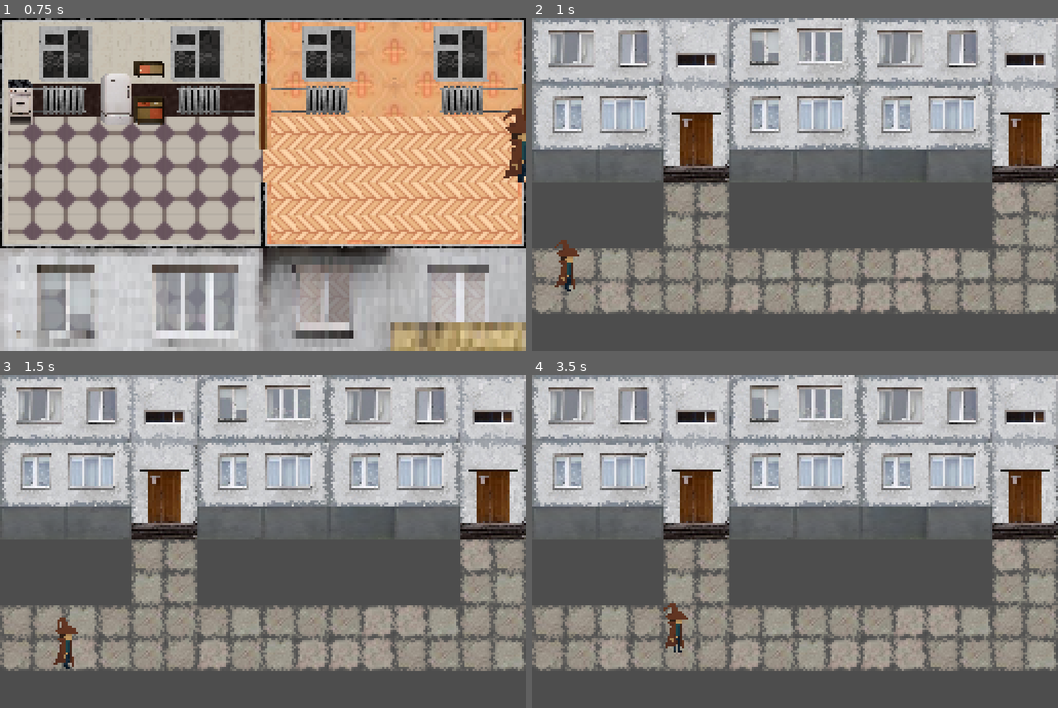
Above: before the commit, frames 1-4 (two rows, left to right).
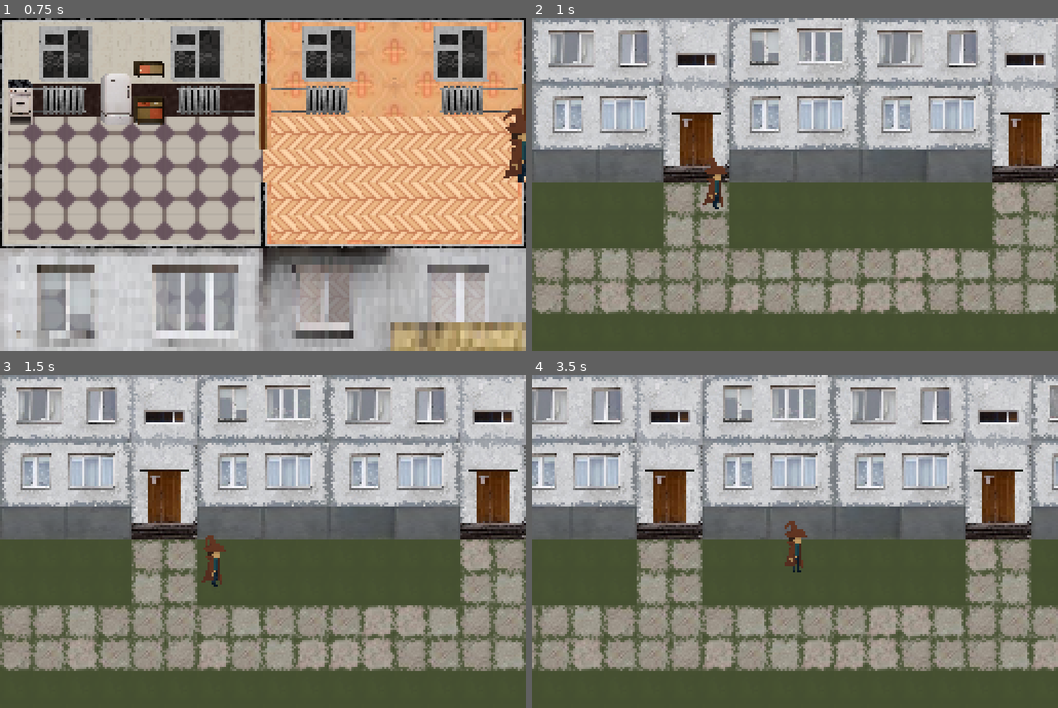
Above: after the commit, the same moments.

Repository: vydramain/Solidmaid
Game: Godot game, scene res://resources/levels/main/Main.tscn
Same seed, same stepped clock (60 frames per second), same inputs: the game is played once before the commit and once after it. The engine's default icon, where the game draws it, is replaced by a stand-in: a white triangle on a blue panel in a dark square.
Inputs (mouse positions are in pixels of both pictures, inside the frame that each line leads up to):
- Up to frame 1 (0.75 s): move the mouse to (378, 167) at 0.52 s; press the mouse at (378, 167) at 0.53 s; hold D (move_right) from 0.53 s (still down)
- Up to frame 2 (1 s): keep holding D (move_right)
- Up to frame 3 (1.5 s): move the mouse to (157, 558) at 1.27 s; release D (move_right) at 1.28 s; release the mouse at (157, 558) at 1.28 s; hold S (move_down) from 1.28 s (still down); click (157, 558) at 1.35 s
- Up to frame 4 (3.5 s): move the mouse to (847, 468) at 2.02 s; release S (move_down) at 2.03 s; press the mouse at (847, 468) at 2.03 s; hold D (move_right) 2.03-2.78 s; move the mouse to (768, 608) at 2.77 s; release the mouse at (768, 608) at 2.78 s; hold W (move_up) from 2.78 s (still down); click (768, 608) at 2.85 s

Frame 1 is identical in both runs. In frame 2, 28% of the frame differs, in the area x 0-100%, y 41-100%; in frame 3, 27%; in frame 4, 60%, in the area x 0-100%, y 0-100%.

Commit message:
Improved lower part of chunks generation

Diff:
--- a/resources/levels/outside/Outside_Level.tscn
+++ b/resources/levels/outside/Outside_Level.tscn
@@ -11,7 +11,7 @@
 [node name="OutsideMapLayer" parent="." instance=ExtResource("1_s2vff")]
 
 [node name="Player" parent="." instance=ExtResource("2_o0ypk")]
-position = Vector2(8, 120)
+position = Vector2(80, 80)
 scale = Vector2(0.5, 0.5)
 
 [node name="Camera2D" type="Camera2D" parent="Player"]
--- a/resources/levels/outside/Outside_Map_Layer.gd
+++ b/resources/levels/outside/Outside_Map_Layer.gd
@@ -9,23 +9,40 @@
 
 var TILE_SIZE: int = 8
 var CHUNK_TILE_WIDTH: int = 10
-var CHUNK_TILE_HEIGHT: int = 26
-var UPPER_CHUNK_TILE_HEIGHT: int = 14
-var LOWER_CHUNK_TILE_HEIGHT: int = 12
+var CHUNK_TILE_HEIGHT: int = 11
+var UPPER_CHUNK_TILE_HEIGHT: int = 5
+var LOWER_CHUNK_TILE_HEIGHT: int = 5
 
 enum UPPER_CHUNK {
 	LIGTH_BUILDING = 0,
 	BLUE_BUILDING = 1,
-	CROSS = 2,
-	PARK = 3,
-	FACTORY = 4,
+	CROSS_START = 2,
+	CROSS_END = 3,
+	PARK = 4,
+	FACTORY = 5,
 }
 
-enum LOWER_CHUNK { GRASS = 0, ROAD = 1 }
+enum LOWER_CHUNK {
+	GRASS = 0,
+	ROAD = 1,
+	PARK = 2,
+	CROSS_START = 3,
+	CROSS_END = 4,
+}
 
 var POSSIBLE_UPPER_CHUNK_BASED_ON_LOWER = {
 	LOWER_CHUNK.GRASS: [UPPER_CHUNK.LIGTH_BUILDING, UPPER_CHUNK.BLUE_BUILDING],
-	LOWER_CHUNK.ROAD: [UPPER_CHUNK.LIGTH_BUILDING, UPPER_CHUNK.BLUE_BUILDING, UPPER_CHUNK.CROSS, UPPER_CHUNK.FACTORY],
+	LOWER_CHUNK.ROAD: [UPPER_CHUNK.LIGTH_BUILDING, UPPER_CHUNK.BLUE_BUILDING, UPPER_CHUNK.FACTORY],
+	LOWER_CHUNK.CROSS_START: [UPPER_CHUNK.CROSS_START],
+	LOWER_CHUNK.CROSS_END: [UPPER_CHUNK.CROSS_END],
+}
+
+var POSSIBLE_NEXT_CHUNK_BASED_ON_PREVIOUS = {
+	LOWER_CHUNK.GRASS: [LOWER_CHUNK.GRASS, LOWER_CHUNK.CROSS_START],
+	LOWER_CHUNK.ROAD: [LOWER_CHUNK.ROAD, LOWER_CHUNK.CROSS_END],
+	LOWER_CHUNK.PARK: [LOWER_CHUNK.PARK, LOWER_CHUNK.GRASS, LOWER_CHUNK.CROSS_START],
+	LOWER_CHUNK.CROSS_START: [LOWER_CHUNK.ROAD],
+	LOWER_CHUNK.CROSS_END: [LOWER_CHUNK.GRASS, LOWER_CHUNK.PARK],
 }
 
 var LOWER_CHUNK_DECORATION_GRASS_TILE_HEIGHT: int = 2
@@ -151,74 +168,85 @@
 	randomize()
 
 	_log("_ready - drawing initial upper chunk: LIGHT_BUILDING at index 0")
-	draw_upper_chunk_background(UPPER_CHUNK.LIGTH_BUILDING, 0)
-
-	#_log("_ready - drawing initial lower chunk: GRASS at index 0")
-	#draw_lower_chunk_background(LOWER_CHUNK.GRASS, 0)
-
-	for i in range(1, MAX_CHUNKS):
-		draw_chunk(i)
-
-	draw_upper_chunk_background(UPPER_CHUNK.FACTORY, MAX_CHUNKS)
-	draw_upper_chunk_background(UPPER_CHUNK.FACTORY, MAX_CHUNKS + 1)
+	_draw_upper_chunk_background(UPPER_CHUNK.LIGTH_BUILDING, 0)
+	_draw_upper_chunk_background(UPPER_CHUNK.LIGTH_BUILDING, 1)
+	#_draw_upper_chunk_background(UPPER_CHUNK.CROSS, 2)
+	#_draw_upper_chunk_background(UPPER_CHUNK.BLUE_BUILDING, 3)
+
+	_log("_ready - drawing initial lower chunk: GRASS at index 0")
+	_draw_lower_chunk_background(LOWER_CHUNK.GRASS, 0)
+	_draw_lower_chunk_background(LOWER_CHUNK.GRASS, 1)
+	#_draw_lower_chunk_background(LOWER_CHUNK.CROSS, 2)
+	#_draw_lower_chunk_background(LOWER_CHUNK.ROAD, 3)
+
+
+	for i in range(2, MAX_CHUNKS):
+		_draw_chunk(i)
+
+	_draw_upper_chunk_background(UPPER_CHUNK.FACTORY, MAX_CHUNKS)
+	_draw_upper_chunk_background(UPPER_CHUNK.FACTORY, MAX_CHUNKS + 1)
 
 	_log("_ready - completed initial drawing")
 
 
-func spawn_new_entity_at(entity: PackedScene, new_position: Vector2i, new_z_index: int = 0) -> Node2D:
-	_log("spawn_new_entity_at - requested: scene=" + str(entity) + " pos=" + str(new_position) + " z=" + str(new_z_index))
+func _spawn_new_entity_at(entity: PackedScene, new_position: Vector2i, new_z_index: int = 0) -> Node2D:
+	_log("_spawn_new_entity_at - requested: scene=" + str(entity) + " pos=" + str(new_position) + " z=" + str(new_z_index))
 	var new_entity = entity.instantiate()
 	new_entity.z_index = new_z_index
 	add_child(new_entity)
 	# ensure position is a Vector2 for Node2D
 	new_entity.global_position = Vector2(new_position.x, new_position.y)
-	_log("spawn_new_entity_at - spawned: " + str(new_entity) + " global_pos=" + str(new_entity.global_position))
+	_log("_spawn_new_entity_at - spawned: " + str(new_entity) + " global_pos=" + str(new_entity.global_position))
 	return new_entity
 
 
-func draw_chunk(current_chunk_index: int) -> void:
-	_log("draw_chunk - start for index: " + str(current_chunk_index))
+func _draw_chunk(current_chunk_index: int) -> void:
+	_log("_draw_chunk - start for index: " + str(current_chunk_index))
 
 	var upper_chunk_values = UPPER_CHUNK.values()
 	var upper_chunk_type = upper_chunk_values[randi() % upper_chunk_values.size()]
 
 	if upper_chunk_type == UPPER_CHUNK.PARK or upper_chunk_type == UPPER_CHUNK.FACTORY:
-		upper_chunk_type = UPPER_CHUNK.CROSS
-
-	_log("draw_chunk - picked upper_chunk_type: " + str(upper_chunk_type))
+		upper_chunk_type = UPPER_CHUNK.CROSS_START
+
+	_log("_draw_chunk - picked upper_chunk_type: " + str(upper_chunk_type))
 
 	var lower_chunk_values = LOWER_CHUNK.values()
 	var lower_chunk_type = lower_chunk_values[randi() % lower_chunk_values.size()]
-	_log("draw_chunk - picked lower_chunk_type: " + str(lower_chunk_type))
-
-	draw_upper_chunk_background(upper_chunk_type, current_chunk_index)
-	#draw_lower_chunk_background(lower_chunk_type, current_chunk_index)
-	_log("draw_chunk - completed for index: " + str(current_chunk_index))
+
+	if lower_chunk_type == LOWER_CHUNK.PARK:
+		lower_chunk_type = LOWER_CHUNK.CROSS_START
+
+	_log("_draw_chunk - picked lower_chunk_type: " + str(lower_chunk_type))
+
+	_draw_upper_chunk_background(upper_chunk_type, current_chunk_index)
+	_draw_lower_chunk_background(lower_chunk_type, current_chunk_index)
+	_log("_draw_chunk - completed for index: " + str(current_chunk_index))
 
 
 # Background generation
-func draw_upper_chunk_background(current_chunk_type: UPPER_CHUNK, current_chunk_index: int) -> void:
-	_log("draw_upper_chunk_background - start | type=" + str(current_chunk_type) + " index=" + str(current_chunk_index))
+func _draw_upper_chunk_background(current_chunk_type: UPPER_CHUNK, current_chunk_index: int) -> void:
+	_log("_draw_upper_chunk_background - start | type=" + str(current_chunk_type) + " index=" + str(current_chunk_index))
 	var start_y = 0  # upper chunk always starts at row 0
 	var start_x = current_chunk_index * CHUNK_TILE_WIDTH  # offset horizontally by index
 
 	match current_chunk_type:
 		UPPER_CHUNK.LIGTH_BUILDING:
-			_log("draw_upper_chunk_background -> LIGTH_BUILDING")
+			_log("_draw_upper_chunk_background -> LIGTH_BUILDING")
 			_fill_light_building(start_x, start_y)
 		UPPER_CHUNK.BLUE_BUILDING:
 			_fill_blue_building(start_x, start_y)
-			_log("draw_upper_chunk_background -> BLUE_BUILDING not implemented")
-		UPPER_CHUNK.CROSS:
-			_fill_cross(start_x, start_y)
-			_log("draw_upper_chunk_background -> CROSS not implemented")
+			_log("_draw_upper_chunk_background -> BLUE_BUILDING not implemented")
+		UPPER_CHUNK.CROSS_START:
+			_fill_cross_horizon(start_x, start_y)
+			_log("_draw_upper_chunk_background -> CROSS not implemented")
 		UPPER_CHUNK.PARK:
-			_log("draw_upper_chunk_background -> PARK not implemented")
+			_log("_draw_upper_chunk_background -> PARK not implemented")
 		UPPER_CHUNK.FACTORY:
 			_fill_factory_building(start_x, start_y)
-			_log("draw_upper_chunk_background -> FACTORY not implemented")
-
-	_log("draw_upper_chunk_background - completed | type=" + str(current_chunk_type))
+			_log("_draw_upper_chunk_background -> FACTORY not implemented")
+
+	_log("_draw_upper_chunk_background - completed | type=" + str(current_chunk_type))
 
 
 func _fill_light_building(start_x: int, start_y: int) -> void:
@@ -383,8 +411,8 @@
 
 	_log("_fill_blue_building - completed")
 
-func _fill_cross(start_x: int, start_y: int):
-	_log("_fill_cross - start | start_x=" + str(start_x) + " start_y=" + str(start_y))
+func _fill_cross_horizon(start_x: int, start_y: int):
+	_log("_fill_cross_horizon - start | start_x=" + str(start_x) + " start_y=" + str(start_y))
 
 	# Upper sidewalk part
 	var sidewalk_indent = 0
@@ -416,12 +444,11 @@
 		var atlas_coords_of_tile = ROAD_BACKGROUND_UPPER_LEFT_CORNER_TILES_ATLAS_COORDS[atlas_coords_index]
 		BACKGROUND_SCENE.set_cell(cell_pos, ATLAS_SOURCE_ID, atlas_coords_of_tile)
 
-	_log("_fill_cross - upper sidewalk tiles placed: count=" + str(CHUNK_TILE_WIDTH))
+	_log("_fill_cross_horizon - upper sidewalk tiles placed: count=" + str(CHUNK_TILE_WIDTH))
 
 	_log("_fill_blue_building - completed")
 
 func _fill_factory_building(start_x: int, start_y: int) -> void:
-
 	# Drawing first floor of factory building
 	var first_floor_indent = 0
 	for i in range(0, CHUNK_TILE_WIDTH / FACTORY_BUILDING_WINDOWS_TILE_SIZE.x):
@@ -458,35 +485,139 @@
 
 	_log("_fill_blue_building - completed")
 
-func draw_lower_chunk_background(current_chunk_type: LOWER_CHUNK, current_chunk_index: int) -> void:
-	_log("draw_lower_chunk_background - start | type=" + str(current_chunk_type) + " index=" + str(current_chunk_index))
+func _draw_lower_chunk_background(current_chunk_type: LOWER_CHUNK, current_chunk_index: int) -> void:
+	_log("_draw_lower_chunk_background - start | type=" + str(current_chunk_type) + " index=" + str(current_chunk_index))
+	var start_y = 0  # upper chunk always starts at row 0
+	var start_x = current_chunk_index * CHUNK_TILE_WIDTH  # offset horizontally by index
+
+	match current_chunk_type:
+		LOWER_CHUNK.GRASS:
+			_log("_draw_lower_chunk_background -> LIGTH_BUILDING")
+			_fill_grass_area(start_x, start_y)
+		LOWER_CHUNK.ROAD:
+			_fill_road_area(start_x, start_y)
+			_log("_draw_lower_chunk_background -> BLUE_BUILDING not implemented")
+		LOWER_CHUNK.PARK:
+			_log("_draw_lower_chunk_background -> PARK not implemented")
+		LOWER_CHUNK.CROSS_START:
+			_fill_cross_area(start_x, start_y)
+			_log("_draw_lower_chunk_background -> FACTORY not implemented")
+
+	_log("_draw_lower_chunk_background - not implemented yet")
+
+func _fill_grass_area(start_x: int, start_y: int) -> void:
+	_log("_fill_grass_area - start | start_x=" + str(start_x) + " start_y=" + str(start_y))
+
+	# lower grass part
+	for ii in range(LOWER_CHUNK_TILE_HEIGHT, CHUNK_TILE_HEIGHT):
+		for i in range(0, CHUNK_TILE_WIDTH):
+			var y_pos = start_y + ii
+			var x_pos = start_x + i
+
+			var cell_pos = Vector2i(x_pos, y_pos)
+			var atlas_coords_index = randi() % GRASS_BACKGROUND_TILES_UPPER_LEFT_CORNER_TILES_ATLAS_COORDS.size()
+			var atlas_coords_of_tile = GRASS_BACKGROUND_TILES_UPPER_LEFT_CORNER_TILES_ATLAS_COORDS[atlas_coords_index]
+			BACKGROUND_SCENE.set_cell(cell_pos, ATLAS_SOURCE_ID, atlas_coords_of_tile)
+
+	_log("_fill_grass_area - upper sidewalk tiles placed: count=" + str(CHUNK_TILE_WIDTH))
+
+	_log("_fill_grass_area - completed")
+
+func _fill_road_area(start_x: int, start_y: int) -> void:
+	_log("_fill_road_area - start | start_x=" + str(start_x) + " start_y=" + str(start_y))
+
+	# lower sidewalk part
+	for ii in range(LOWER_CHUNK_TILE_HEIGHT, CHUNK_TILE_HEIGHT - 2):
+		for i in range(0, CHUNK_TILE_WIDTH):
+			var y_pos = start_y + ii
+			var x_pos = start_x + i
+
+			var cell_pos = Vector2i(x_pos, y_pos)
+			var atlas_coords_index = randi() % SIDEWALK_BACKGROUND_UPPER_LEFT_CORNER_TILES_ATLAS_COORDS.size()
+			var atlas_coords_of_tile = SIDEWALK_BACKGROUND_UPPER_LEFT_CORNER_TILES_ATLAS_COORDS[atlas_coords_index]
+			BACKGROUND_SCENE.set_cell(cell_pos, ATLAS_SOURCE_ID, atlas_coords_of_tile)
+
+	_log("_fill_road_area - lower sidewalk tiles placed: count=" + str(CHUNK_TILE_WIDTH))
+
+	# lower road part
+	for ii in range(CHUNK_TILE_HEIGHT - 2, CHUNK_TILE_HEIGHT):
+		for i in range(0, CHUNK_TILE_WIDTH):
+			var y_pos = start_y + ii
+			var x_pos = start_x + i
+
+			var cell_pos = Vector2i(x_pos, y_pos)
+			var atlas_coords_index = randi() % ROAD_BACKGROUND_UPPER_LEFT_CORNER_TILES_ATLAS_COORDS.size()
+			var atlas_coords_of_tile = ROAD_BACKGROUND_UPPER_LEFT_CORNER_TILES_ATLAS_COORDS[atlas_coords_index]
+			BACKGROUND_SCENE.set_cell(cell_pos, ATLAS_SOURCE_ID, atlas_coords_of_tile)
+
+	_log("_fill_road_area - lower sidewalk tiles placed: count=" + str(CHUNK_TILE_WIDTH))
+
+	_log("_fill_road_area - completed")
+
+func _fill_cross_area(start_x: int, start_y: int) -> void:
+	_log("_fill_cross_area - start | start_x=" + str(start_x) + " start_y=" + str(start_y))
+
+	# Lower sidewalk part
+	for ii in range(LOWER_CHUNK_TILE_HEIGHT, CHUNK_TILE_HEIGHT):
+		var sidewalk_indent = 0
+		for i in range(0, 4):
+			var y_pos = start_y + ii
+			var x_pos = start_x + sidewalk_indent
+
+			var indent_flag = i % 4
+			if indent_flag == 1 or indent_flag == 3:
+				sidewalk_indent += 7
+			else:
+				sidewalk_indent += 1
+
+			var cell_pos = Vector2i(x_pos, y_pos)
+			var atlas_coords_index = randi() % SIDEWALK_BACKGROUND_UPPER_LEFT_CORNER_TILES_ATLAS_COORDS.size()
+			var atlas_coords_of_tile = SIDEWALK_BACKGROUND_UPPER_LEFT_CORNER_TILES_ATLAS_COORDS[atlas_coords_index]
+			if !((indent_flag == 2 or indent_flag == 3) and (CHUNK_TILE_HEIGHT - 2 <= ii)):
+				BACKGROUND_SCENE.set_cell(cell_pos, ATLAS_SOURCE_ID, atlas_coords_of_tile)
+
+	# Upper road part
+	for ii in range(LOWER_CHUNK_TILE_HEIGHT, CHUNK_TILE_HEIGHT):
+		var road_indent = 0
+		for i in range(0, CHUNK_TILE_WIDTH):
+			var y_pos = start_y + ii
+			var x_pos = start_x + road_indent
+
+			road_indent += 1
+
+			var cell_pos = Vector2i(x_pos, y_pos)
+			var atlas_coords_index = randi() % ROAD_BACKGROUND_UPPER_LEFT_CORNER_TILES_ATLAS_COORDS.size()
+			var atlas_coords_of_tile = ROAD_BACKGROUND_UPPER_LEFT_CORNER_TILES_ATLAS_COORDS[atlas_coords_index]
+			if ((1 < i and i < CHUNK_TILE_WIDTH - 2) or (CHUNK_TILE_WIDTH - 3 < i and CHUNK_TILE_HEIGHT - 3 < ii)):
+				BACKGROUND_SCENE.set_cell(cell_pos, ATLAS_SOURCE_ID, atlas_coords_of_tile)
+
+	_log("_fill_cross_area - upper sidewalk tiles placed: count=" + str(CHUNK_TILE_WIDTH))
+
+	_log("_fill_cross_area - completed")
+
+
+# Decorations generation
+func _draw_chunk_decorations(current_chunk: int) -> void:
+	_log("_draw_chunk_decorations - start | index=" + str(current_chunk))
 	# TODO: Implementation pending
-	_log("draw_lower_chunk_background - not implemented yet")
+	_log("_draw_chunk_decorations - not implemented yet")
 	pass
 
 
-# Decorations generation
-func draw_chunk_decorations(current_chunk: int) -> void:
-	_log("draw_chunk_decorations - start | index=" + str(current_chunk))
-	# TODO: Implementation pending
-	_log("draw_chunk_decorations - not implemented yet")
-	pass
-
-
 # Grass generation
-func draw_chunk_grass(current_chunk: int) -> void:
-	_log("draw_chunk_grass - start | index=" + str(current_chunk))
+func _draw_chunk_grass(current_chunk: int) -> void:
+	_log("_draw_chunk_grass - start | index=" + str(current_chunk))
 	var start_x = current_chunk * CHUNK_TILE_WIDTH * 16
 	var start_y = 65
 
-	spawn_new_entity_at(GrassScene, Vector2i(start_x, start_y))
-	spawn_new_entity_at(GrassScene, Vector2i(start_x + 16 * 4, start_y))
-	_log("draw_chunk_grass - grass entities spawned for chunk " + str(current_chunk))
+	_spawn_new_entity_at(GrassScene, Vector2i(start_x, start_y))
+	_spawn_new_entity_at(GrassScene, Vector2i(start_x + 16 * 4, start_y))
+	_log("_draw_chunk_grass - grass entities spawned for chunk " + str(current_chunk))
 
 
 # Environments generation
-func draw_chunk_environments(current_chunk: int) -> void:
-	_log("draw_chunk_environments - start | index=" + str(current_chunk))
+func _draw_chunk_environments(current_chunk: int) -> void:
+	_log("_draw_chunk_environments - start | index=" + str(current_chunk))
 	# TODO: Implementation pending
-	_log("draw_chunk_environments - not implemented yet")
+	_log("_draw_chunk_environments - not implemented yet")
 	pass
